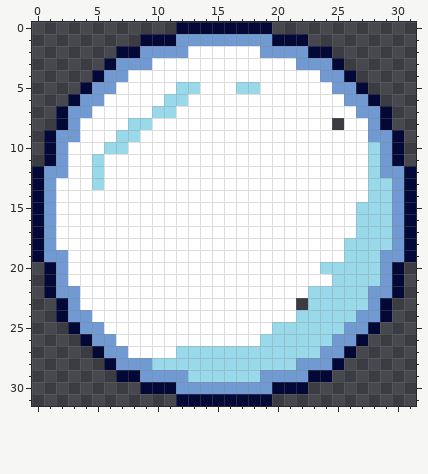
Two versions of one pixel-art sprite, lib/resources/Snowball.png. Above is the file before it was changed.
The file is 32x32 pixels.
And afterwards:
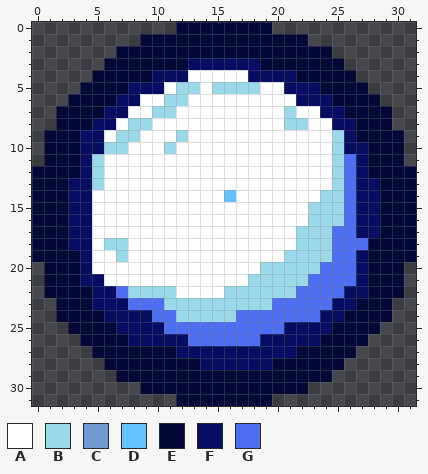
Palette (. is transparent): A #ffffff  B #99d9ea  C #709ad1  D #66c2ff  E #040836  F #070d63  G #4d6df3
The exact change:
Changed rows in their new state; - is an unchanged pixel.
first column x 1:
 1 -----------EEEEEEEE-----------
 2 --------EEEEEEEEEEEEEE--------
 3 ------EEEEEEFFFFFFEEEEEE------
 4 -----EEEEFFF-----FFFFEEEE-----
 5 ----EEEFFF----BB----FFFEEE----
 6 ---EEEFF-------------FFFEEE---
 7 --EEEFF-------------B--FFEEE--
 8 --EEFF--------------BB--FFEE--
 9 -EEFF------B------------BFEEE-
10 -EEFF-----B-------------BFFEE-
11 -EEF--------------------BGFEE-
12 EEEF--------------------BGFEEE
13 EEFF--------------------BGFFEE
14 EEFF-----------D-------BBGFFEE
15 EEFF------------------BBBGFFEE
16 EEFF------------------BBBGFFEE
17 EEFF-----------------BBBGGFFEE
18 EEFF-BB--------------BBBGGGEEE
19 EEEF--B-------------BBBBGGFEEE
20 -EEF--------------BBBBBGGGFEE-
21 -EEFF------------BBBBBGGGGFEE-
22 -EEEFFGBBBB----BBBBBBGGGGFFEE-
23 --EEFFFGGGBBBBBBBBBGGGGGFFEE--
24 --EEEFFFFGGBBBBBGGGGGGGFFEEE--
25 ---EEEFFFFGGGGGGGGGGFFFFEEE---
26 ----EEEFFFFFGGGGGGFFFFFEEE----
27 -----EEEEEEFFFFFFFFFFEEEE-----
28 ------EEEEEEEFFFFFFEEEEE------
29 --------EEEEEEEEEEEEEE--------
30 -----------EEEEEEEE-----------
Changed places in both pictures, as pixel boxes (x1, y1, x2, y2):
changed: (44, 34, 404, 394)
